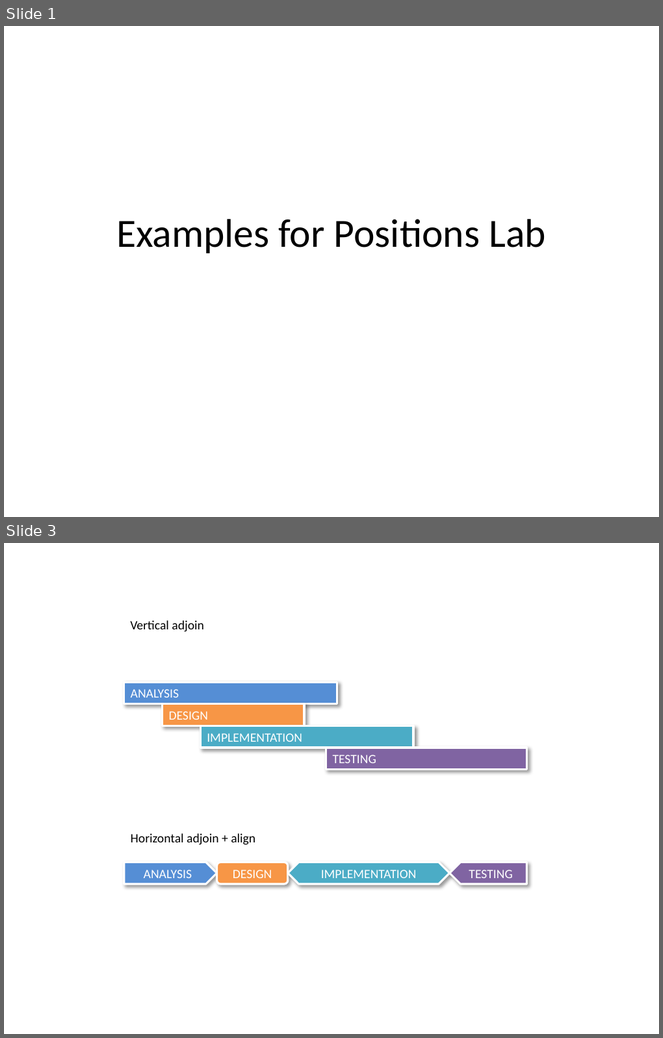
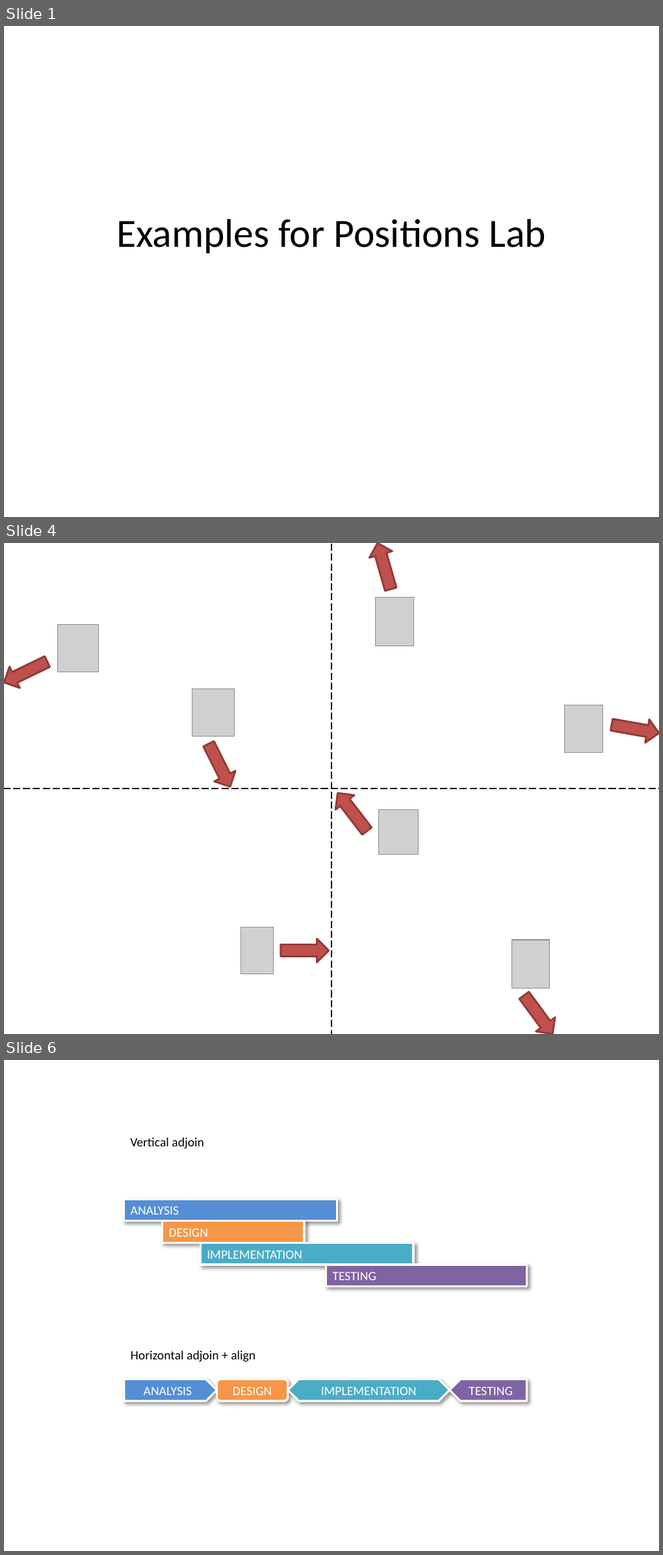
Before and after one commit to PowerPointLabs/PowerPointLabs, a slide deck: doc/Examples-PositionsLab.pptx. Shown one above the other, each under a label of ours: slides 1 and 3 before the commit, slides 1, 4 and 6 after it; the slides between them are not shown. The pictures are 663x1038 and 663x1555 pixels, drawn with LibreOffice and Linux fonts; fonts in the diff are those of the drawing; grey boxes stand for pictures. Boxes give left, top, right and bottom in pixels: in the first picture for what was removed or moved away, otherwise in the second. Text is boxed around its words. In the diff, an @@ line names an element or a change of style, - is before the commit and + after.

```diff
--- a/doc/Examples-PositionsLab.pptx
+++ b/doc/Examples-PositionsLab.pptx
@@ slide 4 added at (x1=4, y1=543, x2=659, y2=1034), background #FFFFFF @@
@@ line added from (332, 543) to (332, 1034), #000000 1 pt dashed @@
@@ right arrow added at (x1=367, y1=543, x2=402, y2=592), fill #C0504D, outline #8E3B39 2 pt @@
@@ picture added at (x1=376, y1=598, x2=414, y2=646) @@
@@ picture added at (x1=58, y1=624, x2=98, y2=672) @@
@@ right arrow added at (x1=4, y1=651, x2=52, y2=693), fill #C0504D, outline #8E3B39 2 pt @@
@@ picture added at (x1=192, y1=689, x2=235, y2=736) @@
@@ picture added at (x1=565, y1=705, x2=603, y2=754) @@
@@ right arrow added at (x1=610, y1=713, x2=659, y2=745), fill #C0504D, outline #8E3B39 2 pt @@
@@ right arrow added at (x1=198, y1=739, x2=241, y2=792), fill #C0504D, outline #8E3B39 2 pt @@
@@ line added from (4, 789) to (659, 789), #000000 1 pt dashed @@
@@ right arrow added at (x1=328, y1=786, x2=376, y2=839), fill #C0504D, outline #8E3B39 2 pt @@
@@ picture added at (x1=379, y1=809, x2=418, y2=855) @@
@@ picture added at (x1=241, y1=928, x2=274, y2=974) @@
@@ right arrow added at (x1=280, y1=939, x2=328, y2=962), fill #C0504D, outline #8E3B39 2 pt @@
@@ picture added at (x1=512, y1=940, x2=549, y2=988) @@
@@ right arrow added at (x1=515, y1=988, x2=562, y2=1034), fill #C0504D, outline #8E3B39 2 pt @@
@@ what was slide 3 is now slide 6 @@
```
Also in this commit, not shown: 1 slide changed, 12 other slides added, 2 slides removed.
